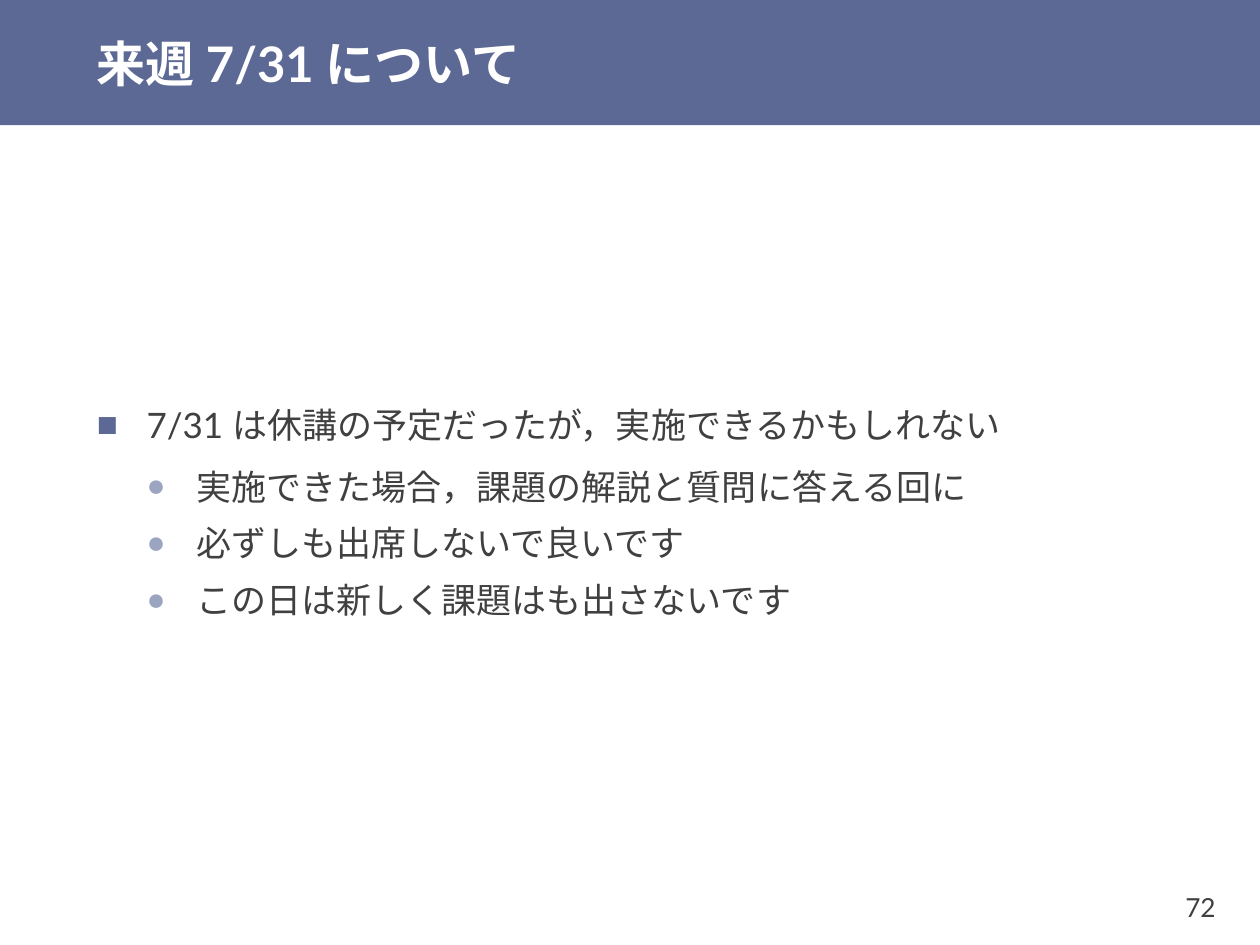
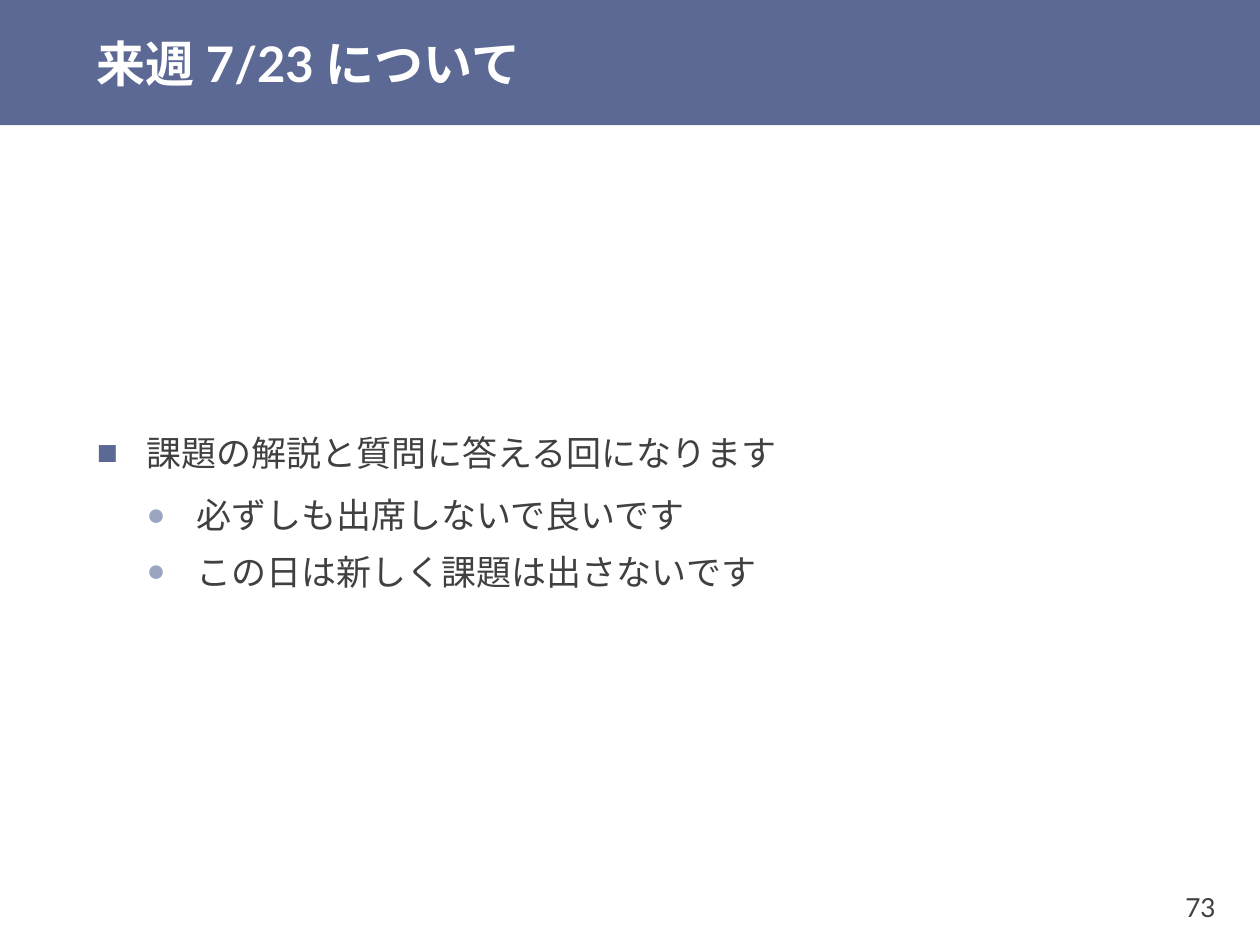
Before and after one commit to shioyadan/otya-computer-architecture-i, a slide deck: slide 73 of cai-shioya-11.pptx (slide 72 before the commit). Drawn at 1260x945 pixels with LibreOffice and Linux fonts; fonts in the diff are those of the drawing. Boxes give left, top, right and bottom in pixels: in the first picture for what was removed or moved away, otherwise in the second. Text is boxed around its words. In the diff, an @@ line names an element or a change of style, - is before the commit and + after.

```diff
--- a/cai-shioya-11.pptx
+++ b/cai-shioya-11.pptx
@@ title at <box>97,40,520,87</box>: text changed @@
-来週 7/31 について
+来週 7/23 について
@@ text at <box>147,436,777,469</box>: text changed @@
-■ 7/31 は休講の予定だったが，実施できるかもしれない
-  ● 実施できた場合，課題の解説と質問に答える回に
+■ 課題の解説と質問に答える回になります
@@ text at <box>196,555,756,588</box>: text changed @@
-  ● この日は新しく課題はも出さないです
+  ● この日は新しく課題は出さないです
@@ page number at <box>1185,898,1215,917</box>: text changed @@
-72
+73
```
Also in this commit, not shown: 28 other slides changed, 3 slides added, 15 slides removed, 1 other file.
